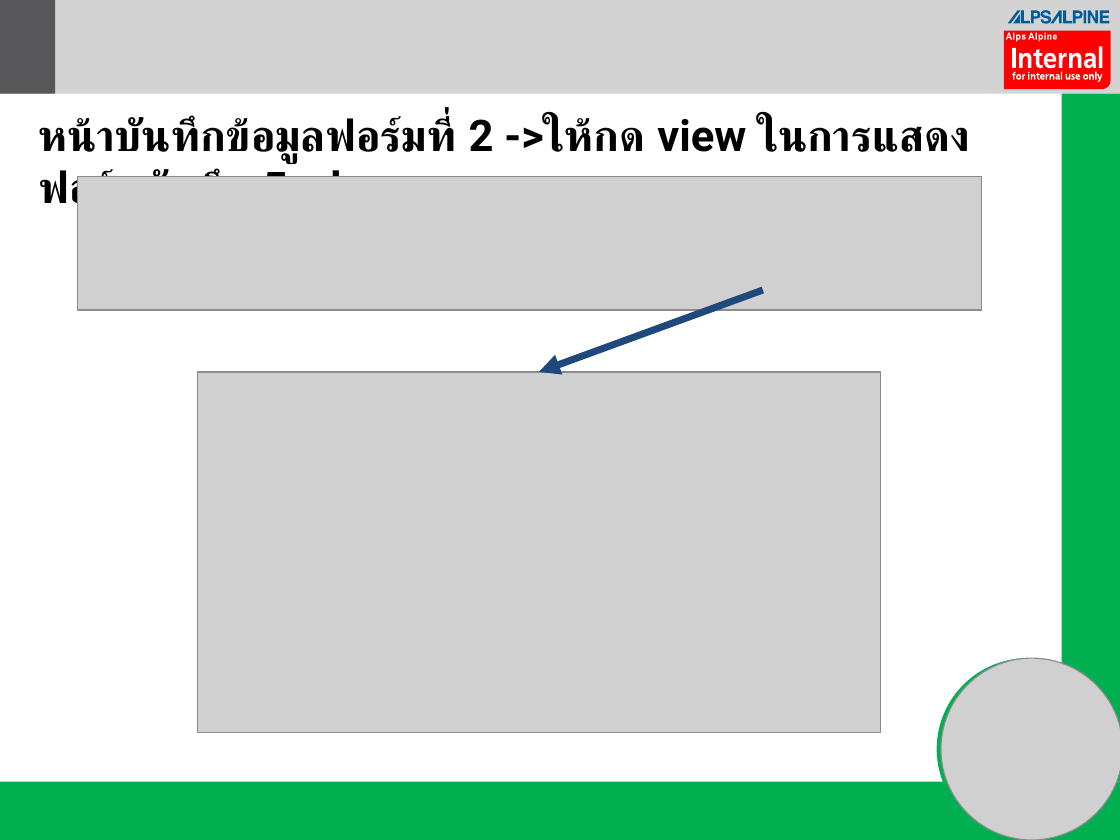
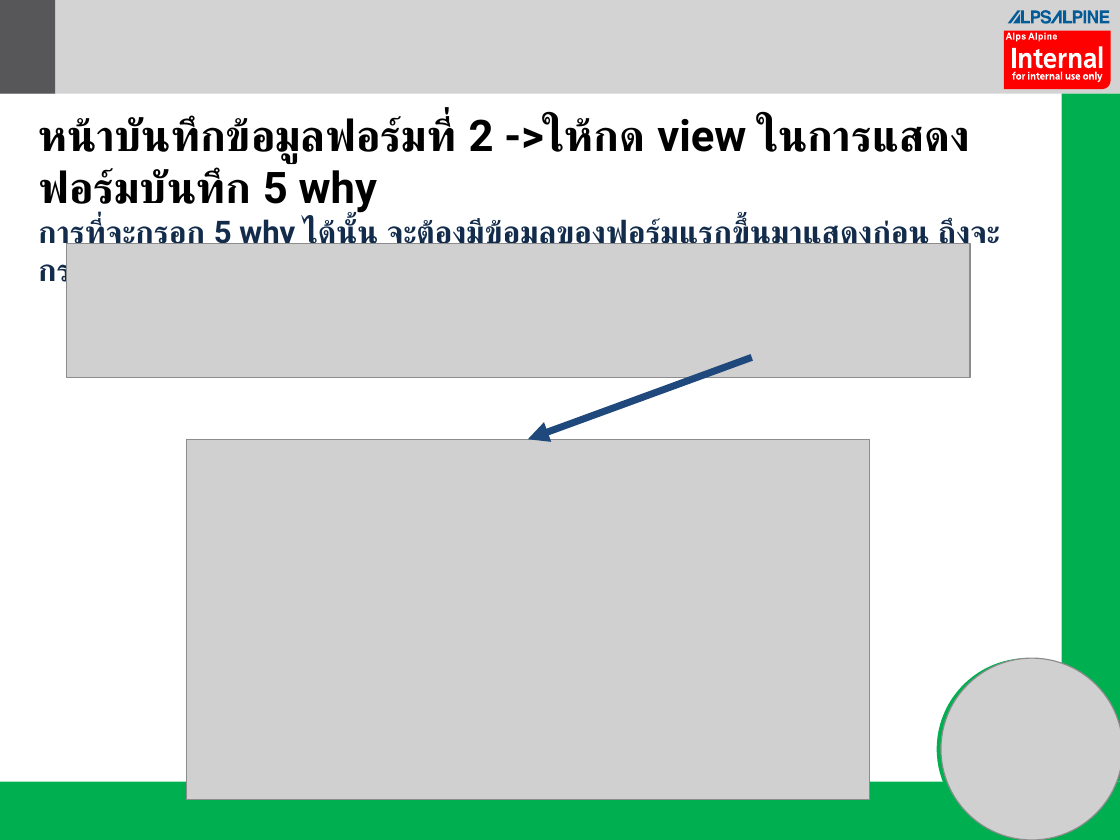
Before and after one commit to FactNJS1014/Linecall_System, a slide deck: slide 5 of public/document/linecall.pptx. Drawn at 1120x840 pixels with LibreOffice and Linux fonts; fonts in the diff are those of the drawing; grey boxes stand for pictures. Boxes give left, top, right and bottom in pixels: in the first picture for what was removed or moved away, otherwise in the second. Text is boxed around its words. In the diff, an @@ line names an element or a change of style, - is before the commit and + after.

```diff
--- a/public/document/linecall.pptx
+++ b/public/document/linecall.pptx
@@ text at <box>38,215,1000,289</box>: paragraph added @@
+การที่จะกรอก 5 why ได้นั้น จะต้องมีข้อมูลของฟอร์มแรกขึ้นมาแสดงก่อน ถึงจะกรอกข้อมูลได้
@@ picture: place and size @@
-picture at <box>77,176,981,309</box>
+picture at <box>66,244,970,377</box>
@@ arrow moved from (763, 290) - (539, 372) to (752, 357) - (528, 439) @@
@@ picture: place and size @@
-picture at <box>197,372,880,732</box>
+picture at <box>186,439,869,800</box>
```
Also in this commit, not shown: 1 other file.
